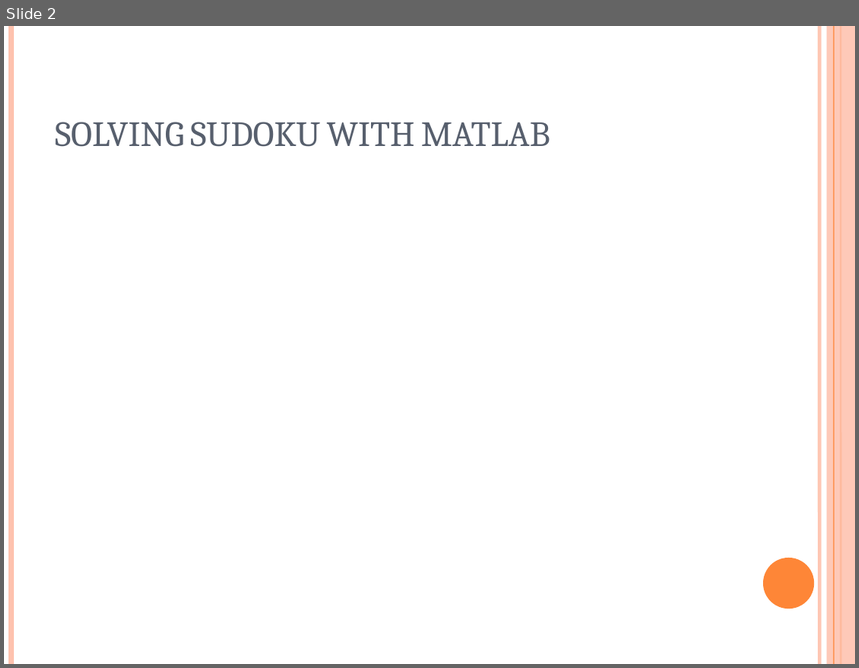
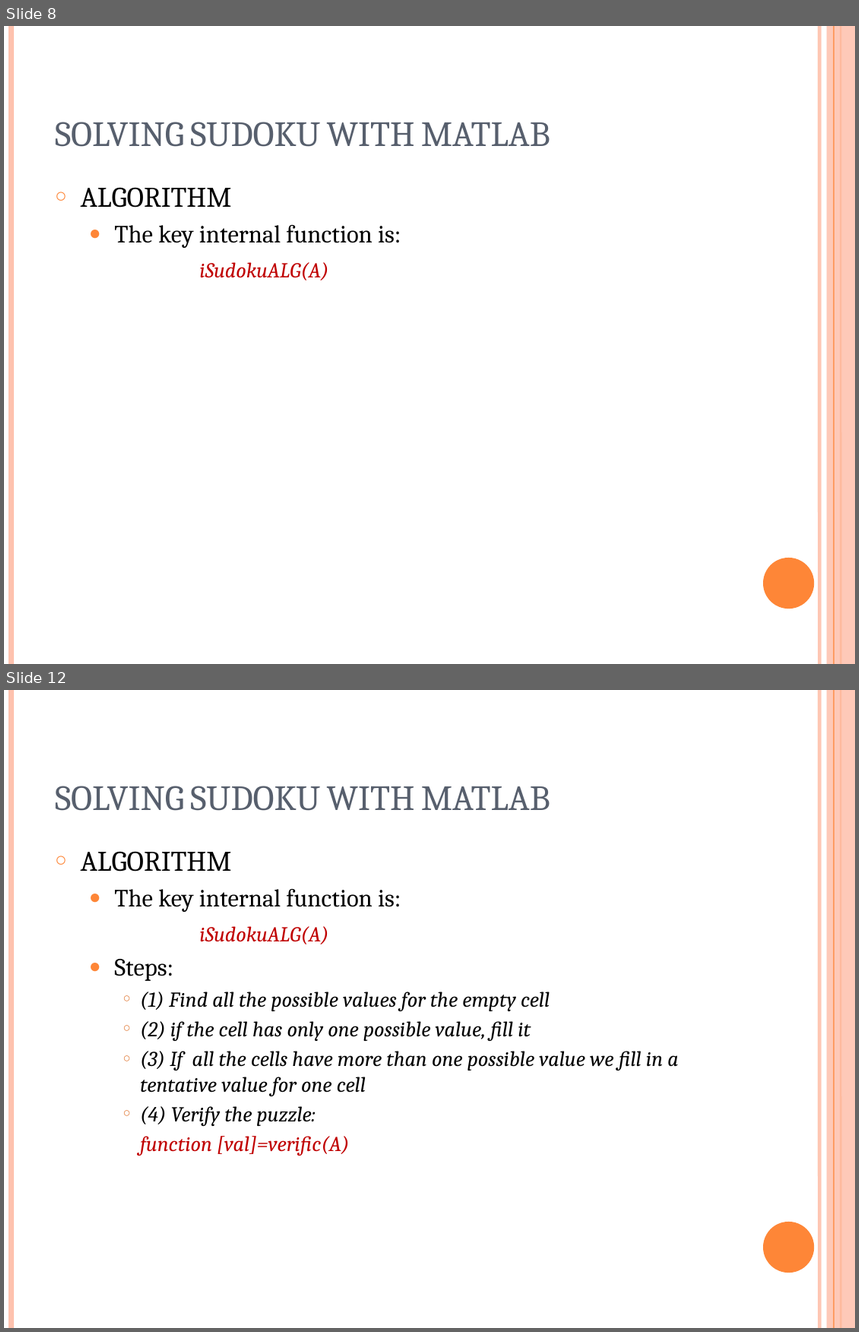
Before and after one commit to VivekVeeri/i-sudoku-matlab, a slide deck: doc/SOLVING SUDOKU WITH MATLAB.pptx. Shown one above the other, each under a label of ours: slide 2 before the commit, slides 8 and 12 after it; the slides between them are not shown. The pictures are 859x668 and 859x1332 pixels, drawn with LibreOffice and Linux fonts; fonts in the diff are those of the drawing. Boxes give left, top, right and bottom in pixels: in the first picture for what was removed or moved away, otherwise in the second. Text is boxed around its words. In the diff, an @@ line names an element or a change of style, - is before the commit and + after.

```diff
--- a/doc/SOLVING SUDOKU WITH MATLAB.pptx
+++ b/doc/SOLVING SUDOKU WITH MATLAB.pptx
@@ slide 12 added at (4,690,855,1328), background #FFFFFF; not listed: 6 template elements that a slide beside it also shows @@
@@ title added at (55,786,550,811), 30 pt, text #575F6D, small capitals @@
+SOLVING SUDOKU WITH MATLAB
@@ text added at (81,851,678,1156), 18 pt, text #000000, italic @@
+○ ALGORITHM
+  ● The key internal function is:
+  iSudokuALG(A)
+  ● Steps:
+    ○ (1) Find all the possible values for the empty cell
+    ○ (2) if the cell has only one possible value, fill it
+    ○ (3) If all the cells have more than one possible value we fill in a tentative value for one cell
+    ○ (4) Verify the puzzle:
+    function [val]=verific(A)
@@ what was slide 2 is now slide 8 @@
@@ slide 8 changed as well @@
@@ text added at (81,187,401,281), 21 pt, text #000000 @@
+○ ALGORITHM
+  ● The key internal function is:
+  iSudokuALG(A)
```
Also in this commit, not shown: 1 other slide changed, 18 other slides added, 1 other file.
